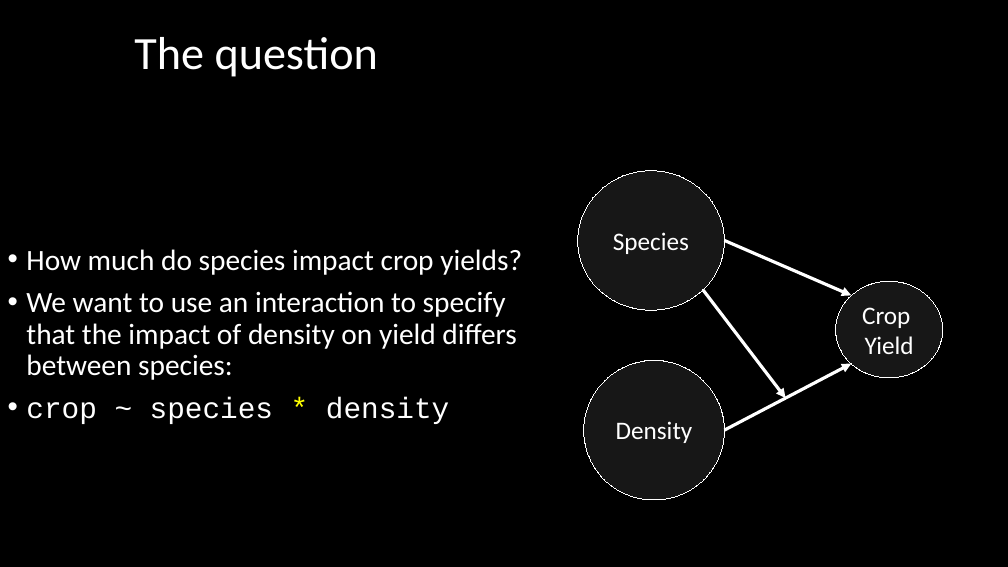
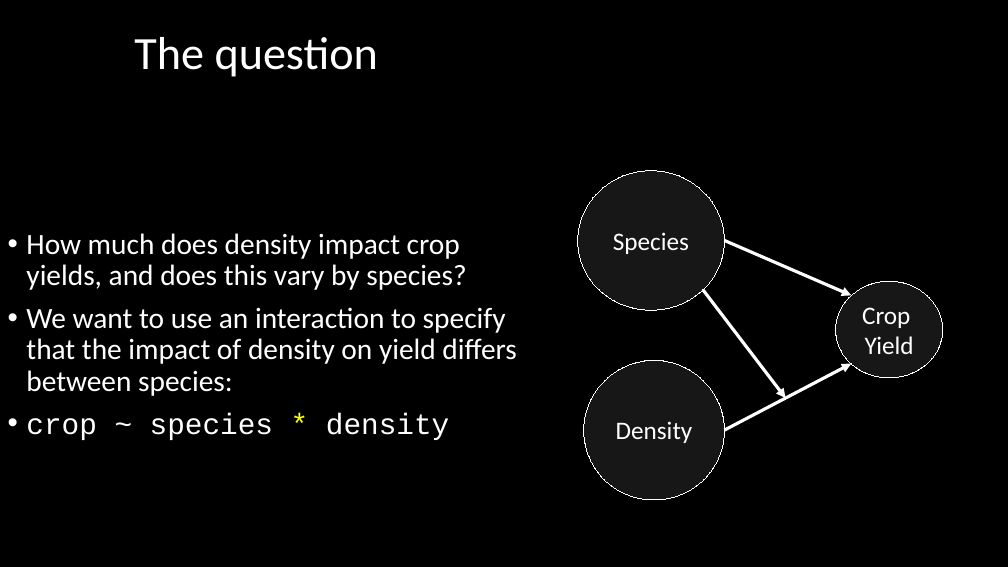
Before and after one commit to DeonRoos/stats-for-biologists, a slide deck: slide 23 of Lectures/Lecture 08.1 Interactions.pptx (slide 19 before the commit). Drawn at 1008x567 pixels with LibreOffice and Linux fonts; fonts in the diff are those of the drawing. Boxes give left, top, right and bottom in pixels: in the first picture for what was removed or moved away, otherwise in the second. Text is boxed around its words. In the diff, an @@ line names an element or a change of style, - is before the commit and + after.

```diff
--- a/Lectures/Lecture 08.1 Interactions.pptx
+++ b/Lectures/Lecture 08.1 Interactions.pptx
@@ text at (x1=26, y1=233, x2=466, y2=290): text changed @@
-• How much do species impact crop yields?
+• How much does density impact crop yields, and does this vary by species?
```
Also in this commit, not shown: 12 other slides changed, 9 slides added, 19 other files.
